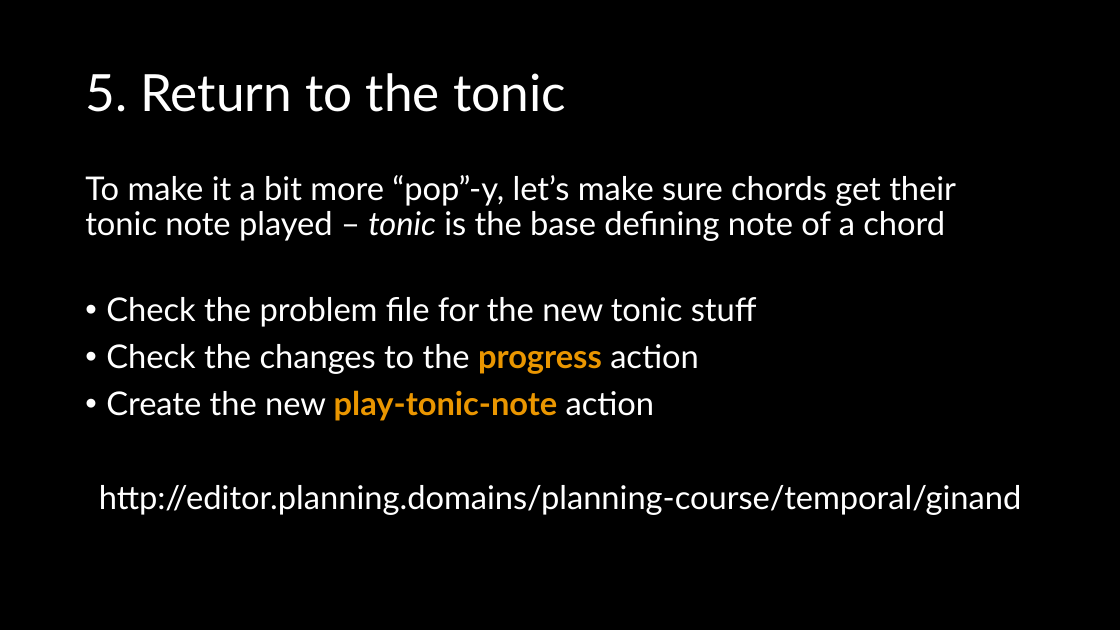
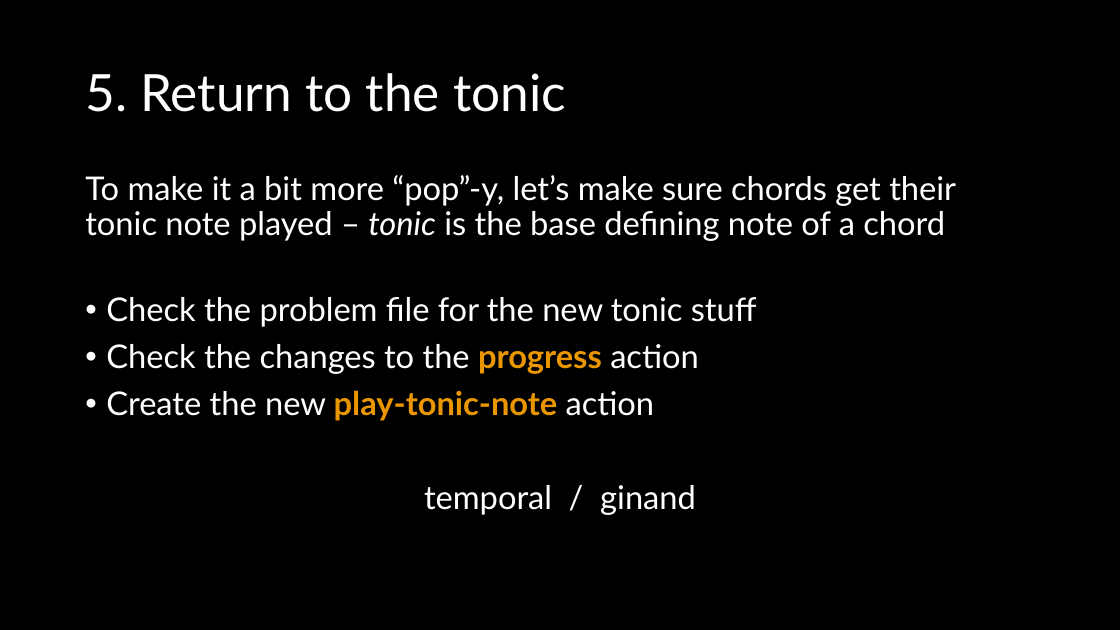
Before and after one commit to AI-Planning/modeling-in-pddl, a slide deck: slide 18 of exercises/cisc-813/temporal/slides.pptx. Drawn at 1120x630 pixels with LibreOffice and Linux fonts; fonts in the diff are those of the drawing. Boxes give left, top, right and bottom in pixels: in the first picture for what was removed or moved away, otherwise in the second. Text is boxed around its words. In the diff, an @@ line names an element or a change of style, - is before the commit and + after.

```diff
--- a/exercises/cisc-813/temporal/slides.pptx
+++ b/exercises/cisc-813/temporal/slides.pptx
@@ text at (x1=424, y1=485, x2=696, y2=515): text changed @@
-http://editor.planning.domains/planning-course/temporal/ginand
+temporal / ginand
```
Also in this commit, not shown: 9 other slides changed, 7 other files.
